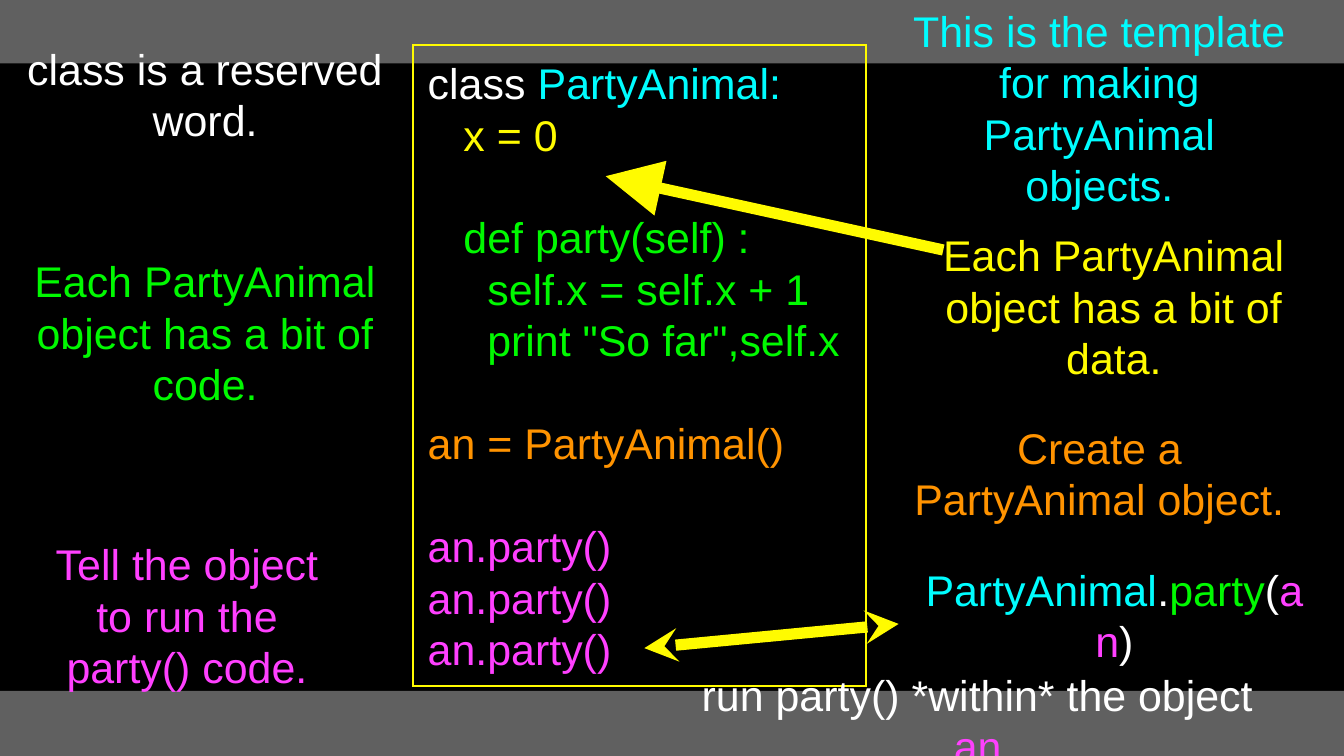
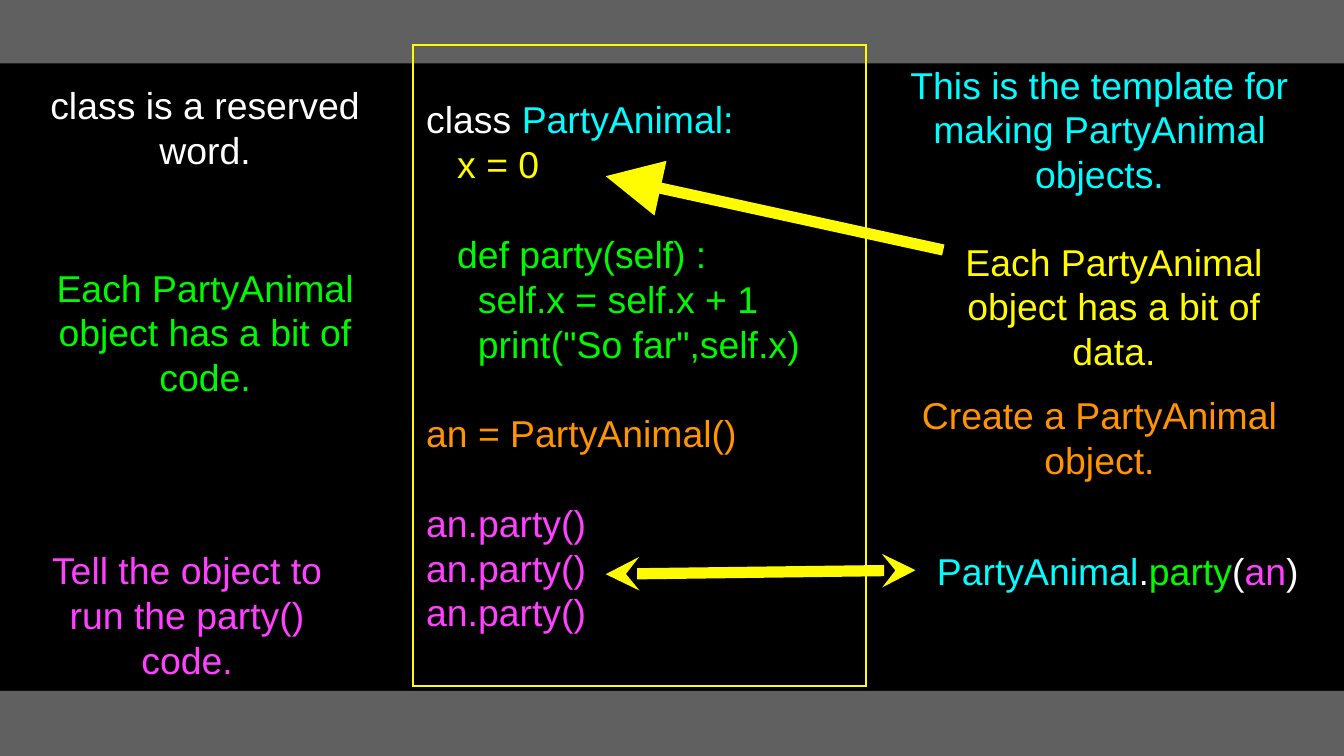
Before and after one commit to csev/py4e, a slide deck: slide 21 of lectures3/Pythonlearn-14-Objects.pptx. Drawn at 1344x756 pixels with LibreOffice and Linux fonts; fonts in the diff are those of the drawing. Boxes give left, top, right and bottom in pixels: in the first picture for what was removed or moved away, otherwise in the second. Text is boxed around its words. In the diff, an @@ line names an element or a change of style, - is before the commit and + after.

```diff
--- a/lectures3/Pythonlearn-14-Objects.pptx
+++ b/lectures3/Pythonlearn-14-Objects.pptx
@@ text "This is the template for ...": place and size @@
-text "This is the template for ..." at (913,16,1286,210)
+text "This is the template for ..." at (910,72,1289,196)
@@ text "class is a reserved word.": place and size @@
-text "class is a reserved word." at (27,54,383,137)
+text "class is a reserved word." at (50,92,359,165)
@@ text in rectangle at (426,106,758,634): size 23 to 20 pt in "class PartyAnimal:", "x = 0", "def party(self) :", "self.x = self.x + 1" and 4 more places @@
@@ text in rectangle at (478,331,800,365): text changed; size 23 to 20 pt @@
-print "So far",self.x
+print("So far",self.x)
@@ text "Create a PartyAnimal object.": place and size @@
-text "Create a PartyAnimal object." at (914,434,1284,524)
+text "Create a PartyAnimal object." at (922,402,1276,482)
@@ size 23 to 20 pt in 7 elements at (965,249,1262,366), (57,275,353,392), (52,557,322,675), (910,72,1289,196), (50,92,359,165), (922,402,1276,482), (937,558,1299,592) @@
@@ text "PartyAnimal.party(an)": place and size @@
-text "PartyAnimal.party(an)" at (926,575,1304,614)
+text "PartyAnimal.party(an)" at (937,558,1299,592)
@@ double arrow moved from (644, 648) - (899, 624) to (606, 574) - (915, 570) @@
@@ text removed at (702,677,1252,720) @@
-run party() *within* the object an
```
Also in this commit, not shown: 39 other slides changed, 1 slide added.
